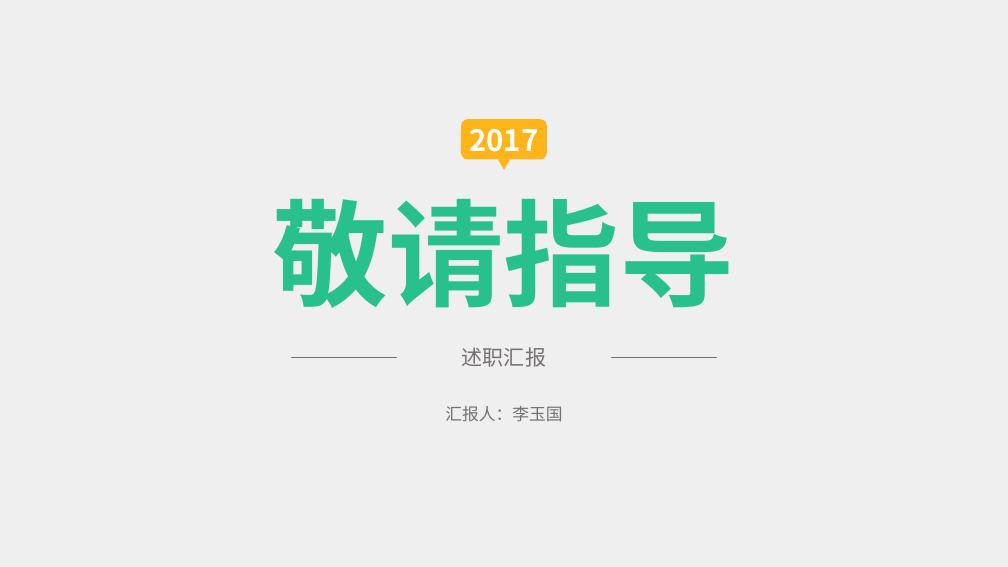
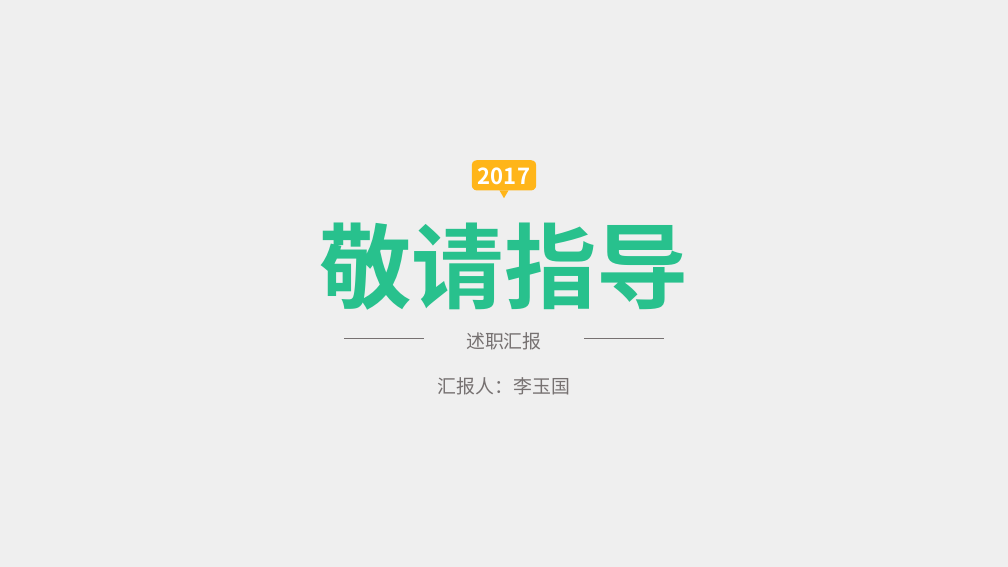
Before and after one commit to liygcoder/workerspace, a slide deck: slide 19 of ppt.pptx (slide 20 before the commit). Drawn at 1008x567 pixels with LibreOffice and Linux fonts; fonts in the diff are those of the drawing. Boxes give left, top, right and bottom in pixels: in the first picture for what was removed or moved away, otherwise in the second. Text is boxed around its words. In the diff, an @@ line names an element or a change of style, - is before the commit and + after.

```diff
--- a/ppt.pptx
+++ b/ppt.pptx
@@ rounded rectangle "2017": place and size @@
-rounded rectangle "2017" at [461, 119, 547, 160]
+rounded rectangle "2017" at [472, 160, 536, 191]
@@ rounded rectangle "2017" at [472, 160, 536, 191]: size 28 to 21 pt @@
@@ text "敬请指导": place and size @@
-text "敬请指导" at [273, 199, 735, 308]
+text "敬请指导" at [319, 222, 689, 310]
@@ text "敬请指导" at [319, 222, 689, 310]: size 110 to 88 pt @@
@@ triangle: place and size @@
-triangle at [498, 160, 510, 170]
+triangle at [500, 191, 509, 198]
@@ text "述职汇报": place and size @@
-text "述职汇报" at [462, 347, 546, 367]
+text "述职汇报" at [466, 332, 542, 350]
@@ text "述职汇报" at [466, 332, 542, 350]: size 20 to 18 pt @@
@@ line moved from (291, 358) - (397, 358) to (345, 339) - (424, 339) @@
@@ line moved from (611, 358) - (717, 358) to (585, 339) - (664, 339) @@
@@ text "汇报人：李玉国": place and size @@
-text "汇报人：李玉国" at [445, 406, 562, 422]
+text "汇报人：李玉国" at [438, 377, 570, 395]
@@ text "汇报人：李玉国" at [438, 377, 570, 395]: size 16 to 18 pt @@
```
Also in this commit, not shown: 12 other slides changed, 6 slides added, 7 slides removed.
